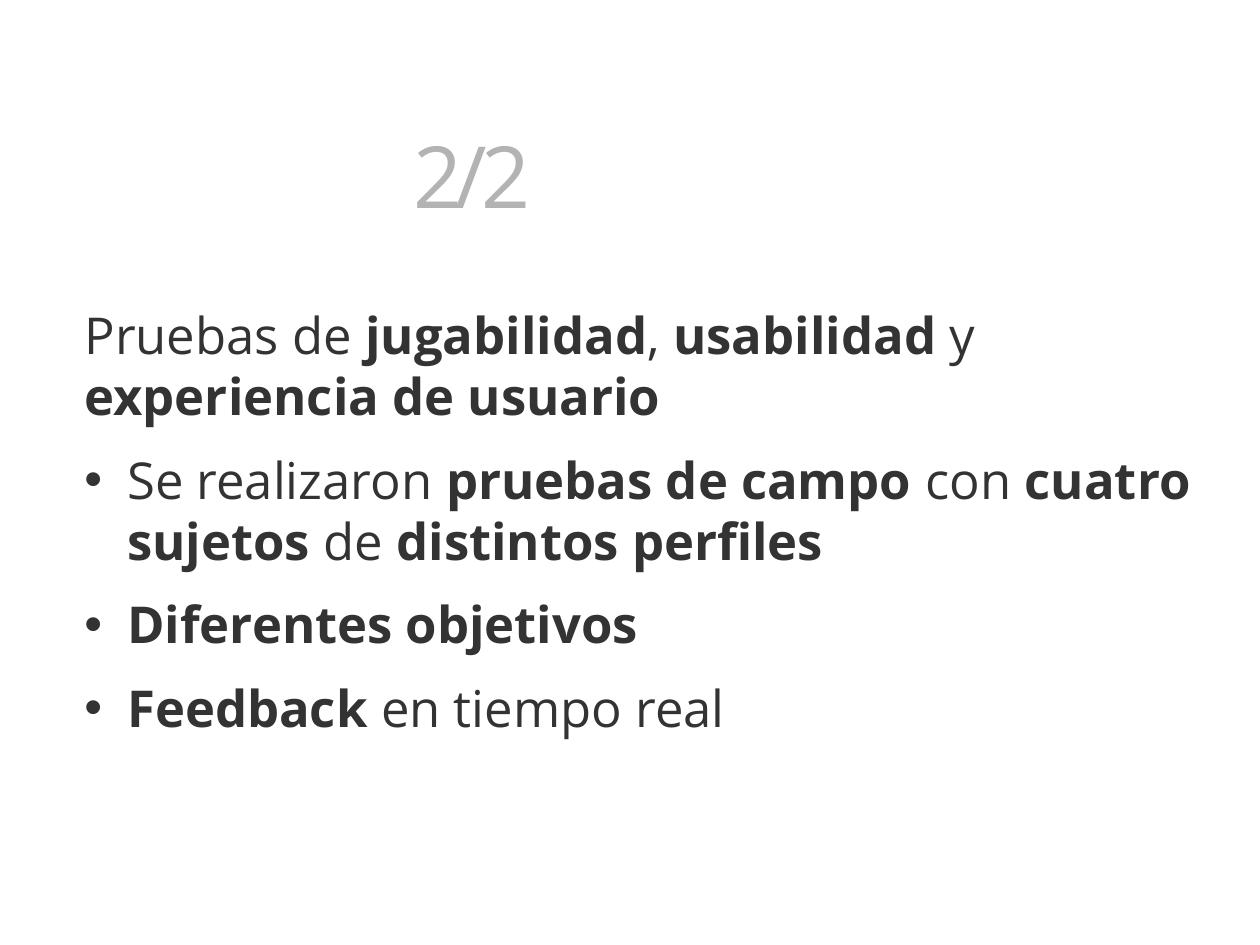
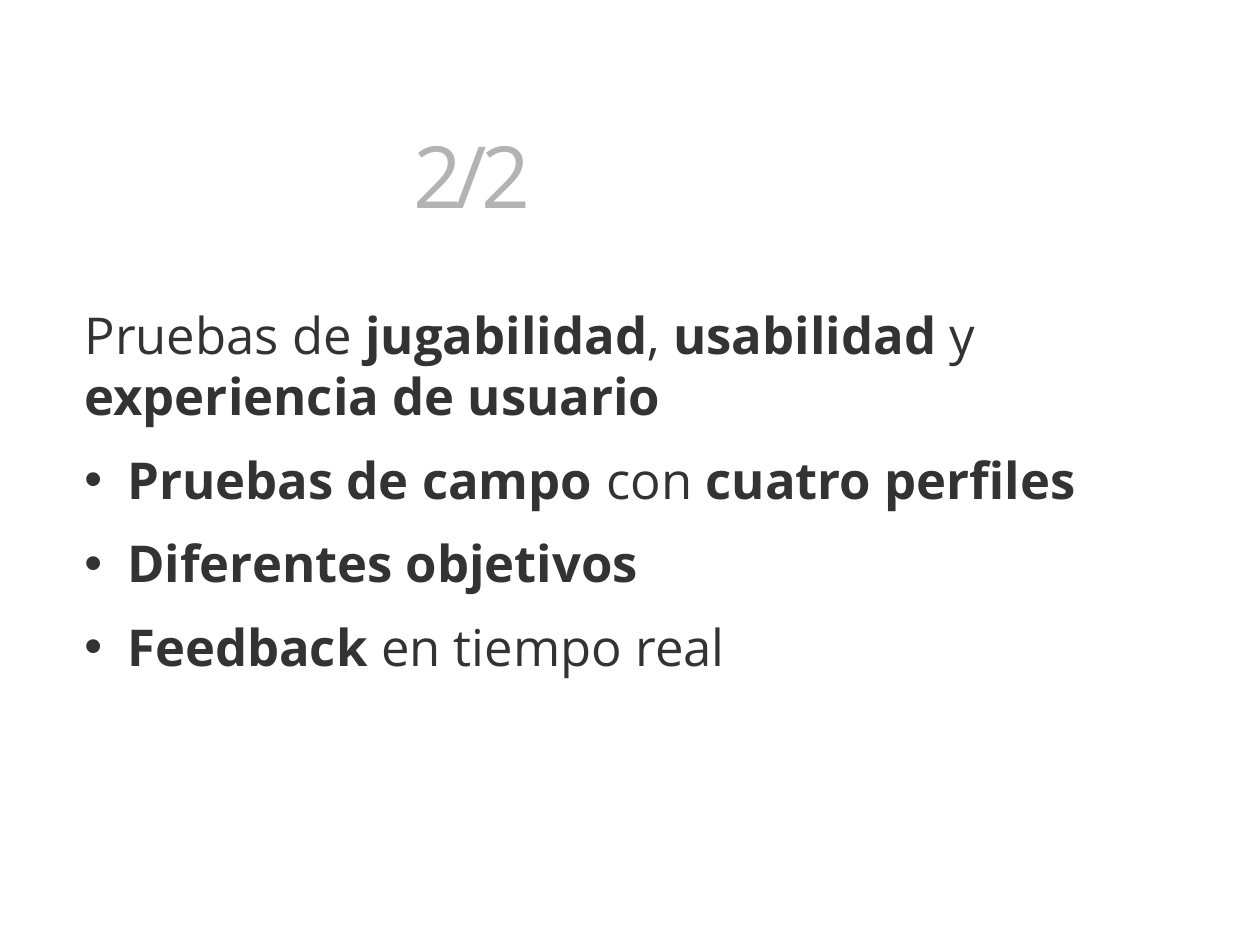
Before and after one commit to 3oheme/dominous, a slide deck: slide 46 of docs/presentacion/presentacion.odp (slide 50 before the commit). Drawn at 1260x945 pixels with LibreOffice and Linux fonts; fonts in the diff are those of the drawing; background and template pictures are left out. Boxes give left, top, right and bottom in pixels: in the first picture for what was removed or moved away, otherwise in the second. Text is boxed around its words. In the diff, an @@ line names an element or a change of style, - is before the commit and + after.

```diff
--- a/docs/presentacion/presentacion.odp
+++ b/docs/presentacion/presentacion.odp
@@ text at box(127, 460, 1076, 512): text changed @@
-• Se realizaron pruebas de campo con cuatro sujetos de distintos perfiles
+• Pruebas de campo con cuatro perfiles
```
Also in this commit, not shown: 8 other slides changed, 4 slides added, 8 slides removed, 2 other files.
